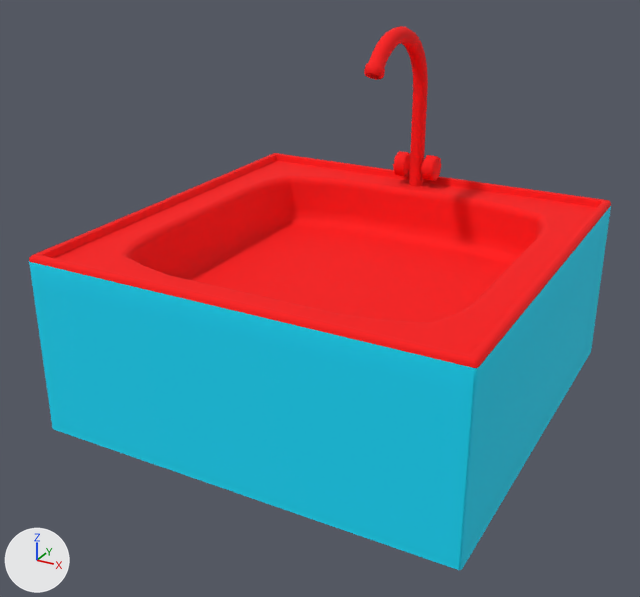
A saved change to the FBX model Assets/02_ASSETS/Models/Sink_Model.FBX.
Rendered twice from a camera (50 mm lens) standing at (0.89, -1.74, 1.095) and looking at (-0.02, -0.085, 0.268). Arrows for +X, +Y and +Z are at lower left; the lights stay in place. Where no turn or scale is listed for an object, it has been applied to the vertices.

Objects in the first picture: 'Sink_Model'.
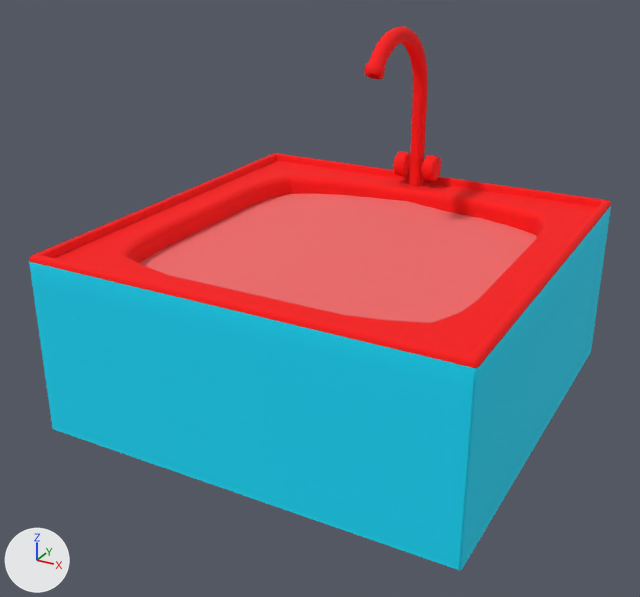
Commit message: Update Sink

Location of each change, (x1, y1, x2, y2) in pixels of the pictures (640 x 597 px):
```json
{"part": 1, "of": "me_mesh", "change": "added", "after": [140, 194, 537, 323], "on screen": "red"}
```

Scene script edits in JSON lines:
```json
{"op": "add", "block": "mat_sinkwater_material", "code": ["mat_sinkwater_material = principled_material('SinkWater_Material')", "mat_sinkwater_material.base_color = (0.898, 0.145, 0.145)  # red #f36a6a", "mat_sinkwater_material.roughness = 0.859"]}
{"block": "me_mesh", "where": "me_mesh.from_pydata(...)  # 1013 vertices, 1004 faces; spans x -0.499..0.499, y -0.499..0.499, z -0.002..0.837"}
{"block": "me_mesh", "where": "# used by ob_sink_model"}
{"block": "me_mesh", "where": "# verts and faces of me_mesh; kept vertices keep their numbers, new ones are numbered from 1013"}
{"block": "me_mesh", "change": "me_mesh part 1"}
{"op": "add", "block": "me_mesh", "code": "verts[1013] = (-0.483, -0.444, 0.351)"}
{"op": "add", "block": "me_mesh", "code": "verts[1014] = (0.378, -0.463, 0.351)"}
{"op": "add", "block": "me_mesh", "code": "verts[1015] = (-0.441, 0.386, 0.351)"}
{"op": "add", "block": "me_mesh", "code": "verts[1016] = (0.413, 0.399, 0.351)"}
{"op": "add", "block": "me_mesh", "code": "verts[1017] = (-0.009, 0.392, 0.373)  # pixel (408, 201)"}
{"op": "add", "block": "me_mesh", "code": "verts[1018] = (-0.053, -0.454, 0.373)"}
{"op": "add", "block": "me_mesh", "code": "verts[1019] = (0.094, 0.396, 0.362)  # pixel (444, 210)"}
{"op": "add", "block": "me_mesh", "code": "verts[1020] = (0.052, -0.458, 0.362)"}
{"op": "add", "block": "me_mesh", "code": "faces += [(1013, 1018, 1017, 1015), (1017, 1018, 1020, 1019), (1014, 1016, 1019, 1020)]  # mat_sinkwater_material (red #f36a6a)"}
{"op": "add", "block": "me_mesh", "code": "me_mesh.materials.append(mat_sinkwater_material)  # red #f36a6a"}
```
